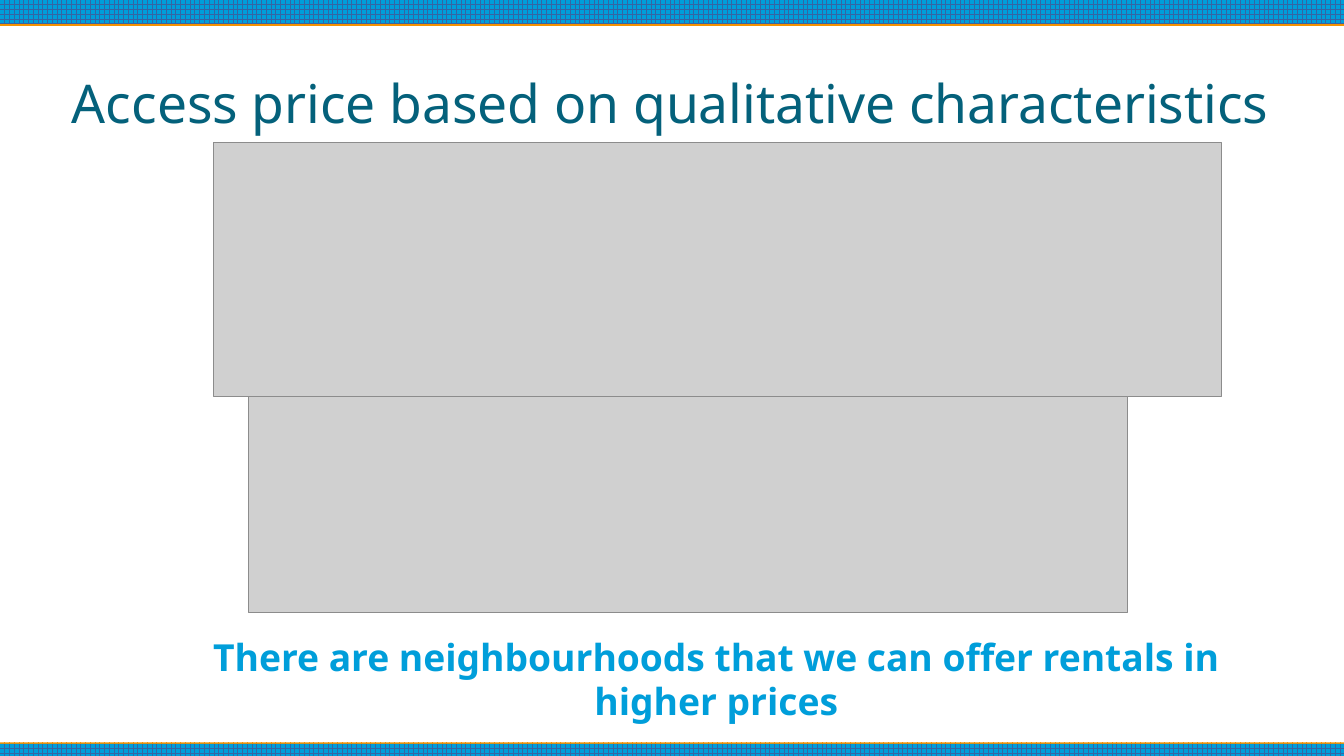
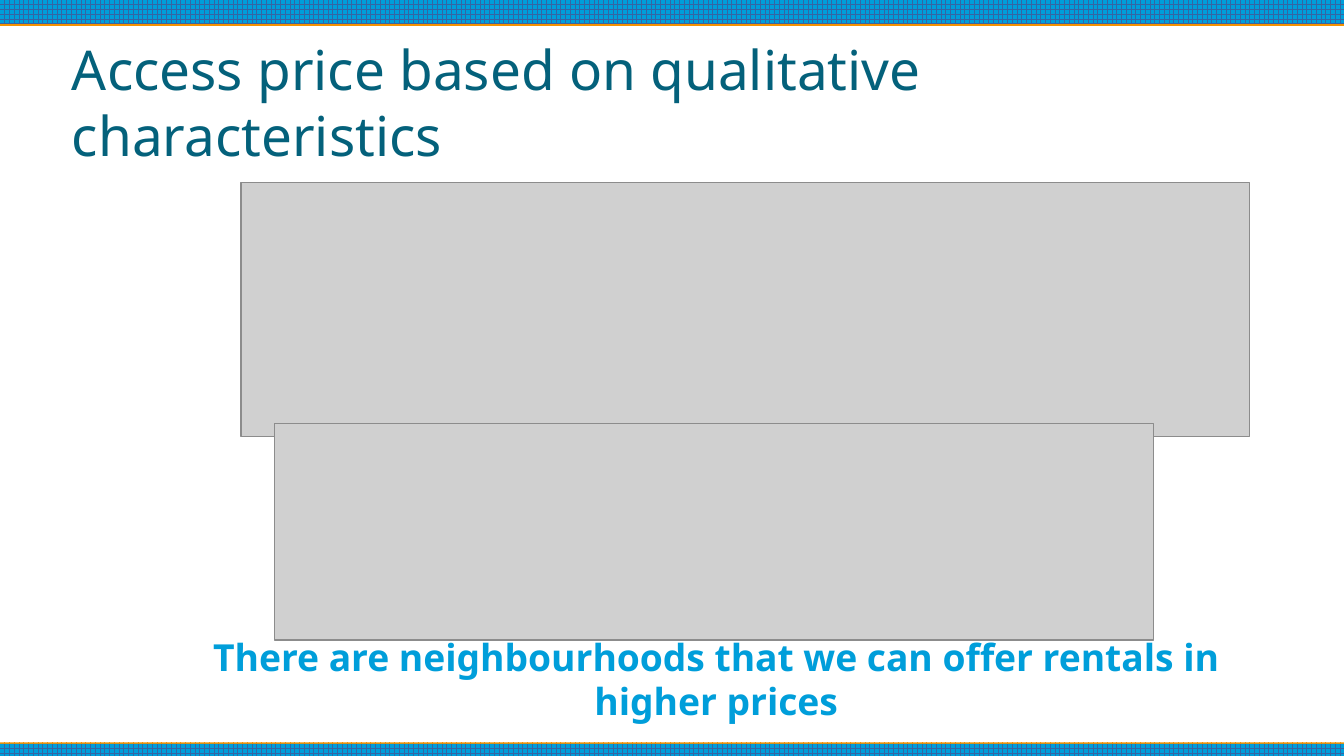
Before and after one commit to alexandraseg/airbnb-EDA, a slide deck: slide 4 of 4.presentation/presentation.pptx. Drawn at 1344x756 pixels with LibreOffice and Linux fonts; fonts in the diff are those of the drawing; grey boxes stand for pictures. Boxes give left, top, right and bottom in pixels: in the first picture for what was removed or moved away, otherwise in the second. Text is boxed around its words. In the diff, an @@ line names an element or a change of style, - is before the commit and + after.

```diff
--- a/4.presentation/presentation.pptx
+++ b/4.presentation/presentation.pptx
@@ title "Access price based on qualitative ..." at <box>72,48,921,157</box>: size 31.5 to 32.4 pt @@
@@ picture: place and size @@
-picture at <box>213,143,1222,396</box>
+picture at <box>241,183,1250,437</box>
@@ picture: place and size @@
-picture at <box>249,396,1128,612</box>
+picture at <box>274,424,1154,640</box>
```
Also in this commit, not shown: 4 other slides changed, 1 other file.
